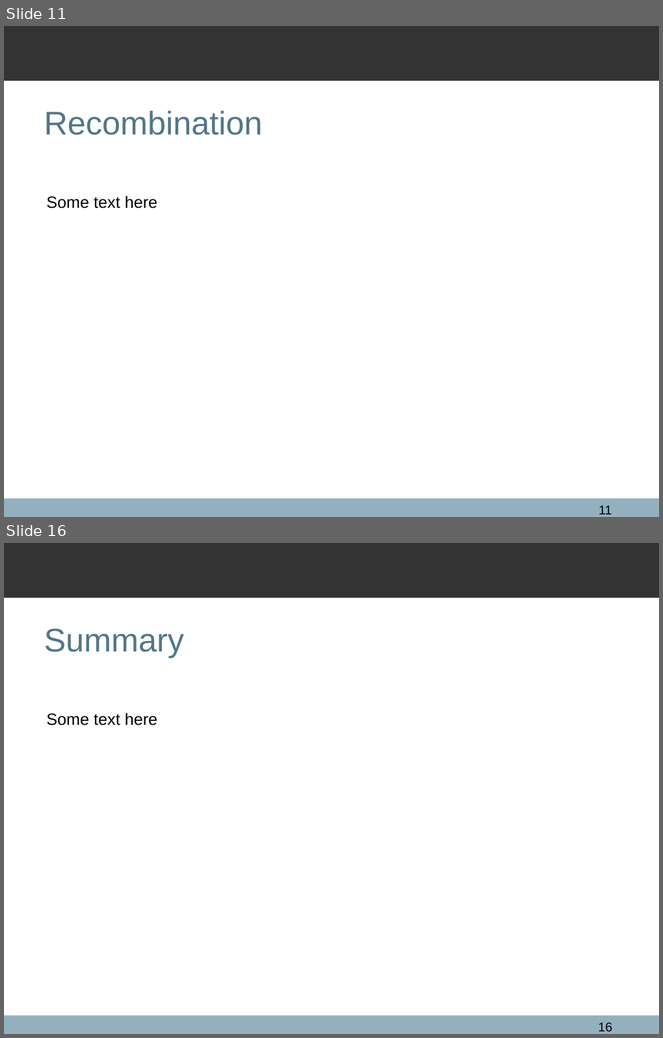
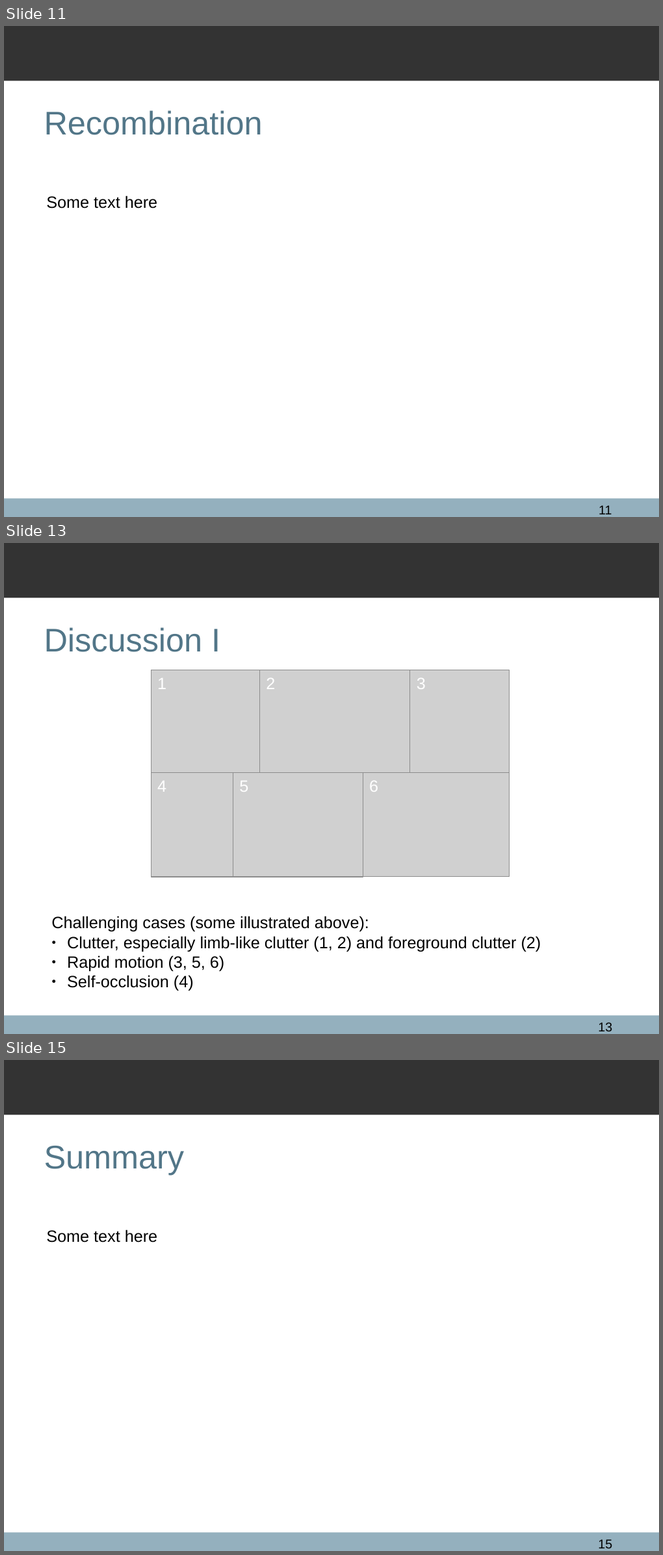
Before and after one commit to qxcv/comp2560, a slide deck: presentation/presentation.odp. Shown one above the other, each under a label of ours: slides 11 and 16 before the commit, slides 11, 13 and 15 after it; the slides between them are not shown. The pictures are 663x1038 and 663x1555 pixels, drawn with LibreOffice and Linux fonts; fonts in the diff are those of the drawing; grey boxes stand for pictures; background and template pictures are left out. Boxes give left, top, right and bottom in pixels: in the first picture for what was removed or moved away, otherwise in the second. Text is boxed around its words. In the diff, an @@ line names an element or a change of style, - is before the commit and + after.

```diff
--- a/presentation/presentation.odp
+++ b/presentation/presentation.odp
@@ slide 13 added at [4, 543, 659, 1034], background #FFFFFF; not listed: 2 template elements that a slide beside it also shows @@
@@ title added at [44, 627, 220, 652], 36 pt, text #527688 @@
+Discussion I
@@ picture added at [151, 670, 259, 773] @@
@@ text added at [157, 678, 166, 689], 18 pt, text #FFFFFF @@
+1
@@ picture added at [259, 670, 410, 773] @@
@@ text added at [266, 678, 275, 689], 18 pt, text #FFFFFF @@
+2
@@ picture added at [410, 670, 509, 773] @@
@@ text added at [417, 678, 426, 689], 18 pt, text #FFFFFF @@
+3
@@ picture added at [151, 772, 233, 877] @@
@@ picture added at [233, 772, 363, 877] @@
@@ picture added at [363, 772, 509, 877] @@
@@ text added at [157, 781, 166, 792], 18 pt, text #FFFFFF @@
+4
@@ text added at [239, 781, 248, 792], 18 pt, text #FFFFFF @@
+5
@@ text added at [369, 781, 378, 792], 18 pt, text #FFFFFF @@
+6
@@ text added at [51, 916, 542, 991], 18 pt, text #000000 @@
+Challenging cases (some illustrated above):
+● Clutter, especially limb-like clutter (1, 2) and foreground clutter (2)
+● Rapid motion (3, 5, 6)
+● Self-occlusion (4)
@@ page number added at [598, 1023, 612, 1032], 14 pt, text #000000 @@
+13
@@ what was slide 16 is now slide 15 @@
@@ page number at [598, 1540, 612, 1549]: text changed @@
-16
+15
```
Also in this commit, not shown: 3 slides changed, 2 other slides added, 5 slides removed, 1 other file.
